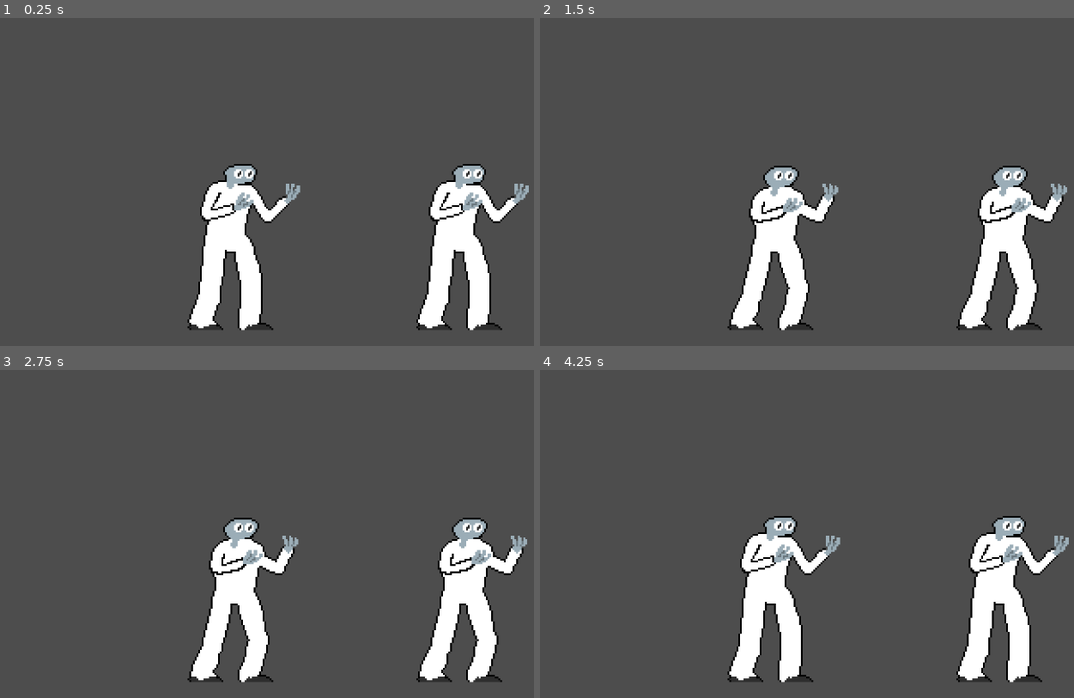
Above: before the commit, frames 1-4 (two rows, left to right).
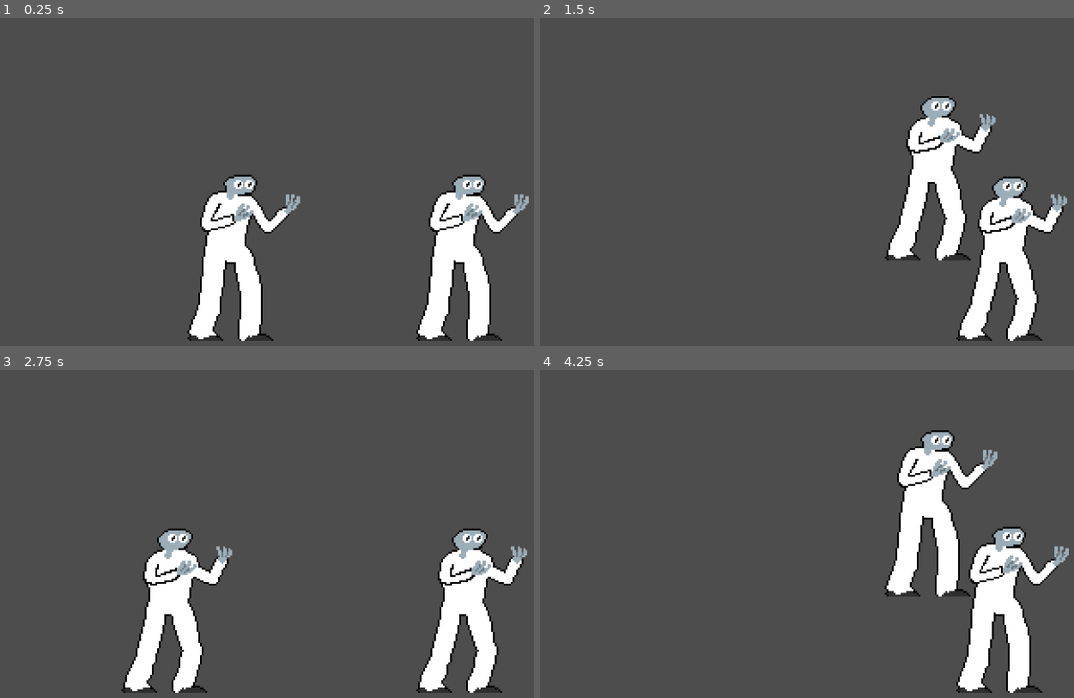
Above: after the commit, the same moments.

Repository: edenmann/class-game-1
Game: Godot game, scene res://Scenes/main.tscn
The game is run twice, just before and just after one commit, with the same random seed, the same clock (stepped at 60 frames per second) and the same inputs.
Inputs:
- Up to frame 1 (0.25 s): no input
- Up to frame 2 (1.5 s): hold D (move_right, bound only before the commit) from 0.53 s (still down); tap S (crouch, bound only before the commit) at 0.6 s; tap W (jump, bound only before the commit) at 0.77, 0.8, 1.07, 1.35 s
- Up to frame 3 (2.75 s): tap W (jump, bound only before the commit) at 1.52, 1.82, 2.3 s; tap S (crouch, bound only before the commit) at 1.55, 2.1 s; release D (move_right, bound only before the commit) at 2.03 s; hold A (move_left, bound only before the commit) from 2.03 s (still down)
- Up to frame 4 (4.25 s): release A (move_left, bound only before the commit) at 2.78 s; hold D (move_right, bound only before the commit) from 2.78 s (still down); tap S (crouch, bound only before the commit) at 2.85 s; tap W (jump, bound only before the commit) at 3.02, 3.32, 3.6, 3.77, 4.07 s

The runs differ from the first frame. In frame 1, 6.0% of the frame differs, in the area x 35-100%, y 44-99%; in frame 2, 12%; in frame 3, 12%; in frame 4, 13%, in the area x 35-100%, y 18-99%.
Error before the commit: Parse Error: Assignment is not allowed inside an expression. (res://Scripts/player.gd:36)

Commit message:
players can now control independently

Diff:
--- a/Scripts/player.gd
+++ b/Scripts/player.gd
@@ -7,10 +7,22 @@
 const SPEED = 60.0 * SPEED_MULTIPLIER
 const JUMP_VELOCITY = -400.0
 
-var move_left = "move_left"
-var move_right = "move_right"
-var jump = "jump"
-var crouch = "crouch"
+static var player = 1
+
+func _init():
+	player += 1
+	print(player)
+
+#takes in general action then changes to player specific action (ie: "move_left" -> "p1_move_left")
+func player_action(action):
+	var new_action = "p" + str(player) + "_" + action
+	print(new_action)
+	return new_action
+
+var move_left = player_action("move_left")
+var move_right = player_action("move_right")
+var jump = player_action("jump")
+var crouch = player_action("crouch")
 
 func _physics_process(delta: float) -> void:
 	# Add the gravity.
@@ -29,10 +41,3 @@
 		velocity.x = move_toward(velocity.x, 0, SPEED)
 
 	move_and_slide()
-
-
-func _on_tree_entered() -> void:
-	var player = 1
-	if player = 1:
-		pass
-	else:
--- a/project.godot
+++ b/project.godot
@@ -21,22 +21,22 @@
 
 [input]
 
-move_left={
+p1_move_left={
 "deadzone": 0.5,
 "events": [Object(InputEventKey,"resource_local_to_scene":false,"resource_name":"","device":-1,"window_id":0,"alt_press …(191 unchanged characters)…
 ]
 }
-move_right={
+p1_move_right={
 "deadzone": 0.5,
 "events": [Object(InputEventKey,"resource_local_to_scene":false,"resource_name":"","device":-1,"window_id":0,"alt_press …(192 unchanged characters)…
 ]
 }
-jump={
+p1_jump={
 "deadzone": 0.5,
 "events": [Object(InputEventKey,"resource_local_to_scene":false,"resource_name":"","device":-1,"window_id":0,"alt_press …(192 unchanged characters)…
 ]
 }
-crouch={
+p1_crouch={
 "deadzone": 0.5,
 "events": [Object(InputEventKey,"resource_local_to_scene":false,"resource_name":"","device":-1,"window_id":0,"alt_press …(192 unchanged characters)…
 ]
